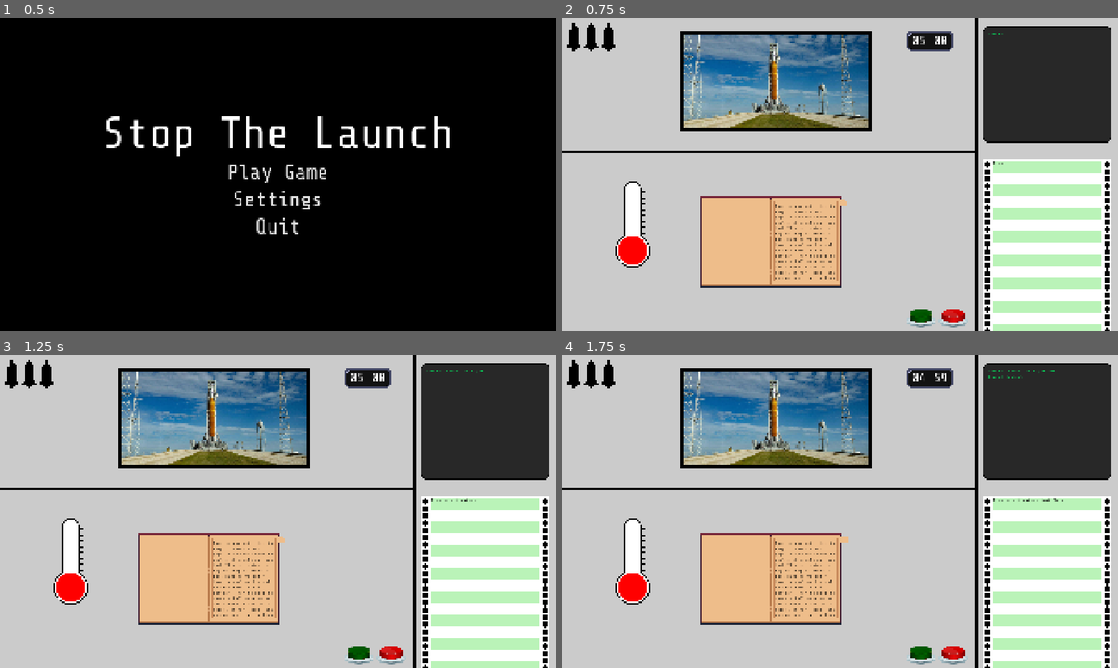
Above: before the commit, frames 1-4 (two rows, left to right).
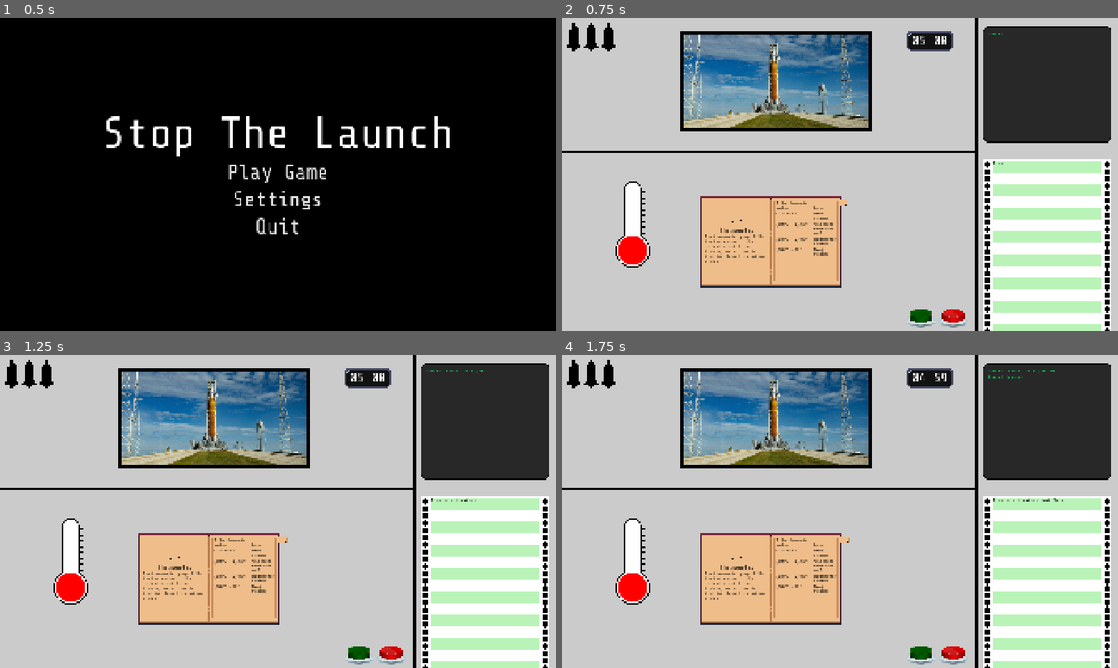
Above: after the commit, the same moments.

Repository: bukit3point0/gmtk2026
Game: Godot game, scene res://scenes/game_root.tscn
The game is run twice, just before and just after one commit, with the same random seed, the same clock (stepped at 60 frames per second) and the same inputs.
Inputs (mouse positions are in pixels of both pictures, inside the frame that each line leads up to):
- Up to frame 1 (0.5 s): no input
- Up to frame 2 (0.75 s): click "Play Game" at 0.5 s
- Up to frame 3 (1.25 s): no input
- Up to frame 4 (1.75 s): click (845, 539) at 1.25 s

Frame 1 is identical in both runs. In frame 2, 0.9% of the frame differs, in the area x 25-52%, y 58-84%; in frame 3, 0.9%; in frame 4, 0.9%.

Commit message:
create thermometer page for 1 step and tab

Diff:
--- a/scenes/game.tscn
+++ b/scenes/game.tscn
@@ -6,6 +6,7 @@
 [ext_resource type="Texture2D" uid="uid://bvq0yewxmio1m" path="res://assets/spritesheets/book_tab.png" id="4_p57ef"]
 [ext_resource type="Texture2D" uid="uid://c0sw7ff8v4dvb" path="res://assets/spritesheets/thermometer.png" id="5_iywne"]
 [ext_resource type="Script" uid="uid://dj30d0hgnscu5" path="res://scripts/thermometer.gd" id="5_p57ef"]
+[ext_resource type="Texture2D" uid="uid://clvbjgfe4252e" path="res://assets/mocks/thermometer_empty.png" id="6_u5sy4"]
 
 [sub_resource type="RectangleShape2D" id="RectangleShape2D_6f8o3"]
 size = Vector2(2264, 627)
@@ -339,10 +340,6 @@
 atlas = ExtResource("4_p57ef")
 region = Rect2(0, 0, 32, 20)
 
-[sub_resource type="AtlasTexture" id="AtlasTexture_sgl2t"]
-atlas = ExtResource("4_p57ef")
-region = Rect2(0, 0, 32, 20)
-
 [sub_resource type="AtlasTexture" id="AtlasTexture_qouja"]
 atlas = ExtResource("4_p57ef")
 region = Rect2(0, 0, 32, 20)
@@ -397,15 +394,7 @@
 }],
 "loop": 0,
 "name": &"close_tab",
-"speed": 13.0
-}, {
-"frames": [{
-"duration": 1.0,
-"texture": SubResource("AtlasTexture_sgl2t")
-}],
-"loop": 1,
-"name": &"default",
-"speed": 5.0
+"speed": 14.0
 }, {
 "frames": [{
 "duration": 1.0,
@@ -431,8 +420,62 @@
 }],
 "loop": 0,
 "name": &"open_tab",
-"speed": 13.0
+"speed": 14.0
 }]
+
+[sub_resource type="Animation" id="Animation_gee14"]
+length = 0.001
+tracks/0/type = "value"
+tracks/0/imported = false
+tracks/0/enabled = true
+tracks/0/path = NodePath("TabImage:position")
+tracks/0/interp = 1
+tracks/0/loop_wrap = true
+tracks/0/keys = {
+"times": PackedFloat32Array(0),
+"transitions": PackedFloat32Array(1),
+"update": 0,
+"values": [Vector2(253, -133)]
+}
+
+[sub_resource type="Animation" id="Animation_0tnpc"]
+resource_name = "close_tab"
+length = 0.5
+tracks/0/type = "value"
+tracks/0/imported = false
+tracks/0/enabled = true
+tracks/0/path = NodePath("TabImage:position")
+tracks/0/interp = 1
+tracks/0/loop_wrap = true
+tracks/0/keys = {
+"times": PackedFloat32Array(0, 0.5),
+"transitions": PackedFloat32Array(1, 1),
+"update": 0,
+"values": [Vector2(265, -133), Vector2(253, -133)]
+}
+
+[sub_resource type="Animation" id="Animation_vtaks"]
+resource_name = "open_tab"
+length = 0.5
+tracks/0/type = "value"
+tracks/0/imported = false
+tracks/0/enabled = true
+tracks/0/path = NodePath("TabImage:position")
+tracks/0/interp = 1
+tracks/0/loop_wrap = true
+tracks/0/keys = {
+"times": PackedFloat32Array(0, 0.5),
+"transitions": PackedFloat32Array(1, 1),
+"update": 0,
+"values": [Vector2(253, -133), Vector2(265, -133)]
+}
+
+[sub_resource type="AnimationLibrary" id="AnimationLibrary_kvpfn"]
+_data = {
+&"RESET": SubResource("Animation_gee14"),
+&"close_tab": SubResource("Animation_0tnpc"),
+&"open_tab": SubResource("Animation_vtaks")
+}
 
 [sub_resource type="RectangleShape2D" id="RectangleShape2D_sn0t7"]
 size = Vector2(488, 312)
@@ -491,33 +534,175 @@
 frame = 8
 frame_progress = 0.55724597
 
-[node name="Tab1Animation" type="AnimatedSprite2D" parent="Level1/Table/InstructionBook" unique_id=96817533]
+[node name="Pages" type="Node2D" parent="Level1/Table/InstructionBook" unique_id=714027308]
+
+[node name="Thermometer" type="Node2D" parent="Level1/Table/InstructionBook/Pages" unique_id=1626234633]
+metadata/_edit_lock_ = true
+
+[node name="PageTitle" type="RichTextLabel" parent="Level1/Table/InstructionBook/Pages/Thermometer" unique_id=1042964705]
+offset_left = -229.0
+offset_top = -51.0
+offset_right = -10.0
+offset_bottom = -28.0
+theme_override_colors/default_color = Color(0, 0, 0, 1)
+theme_override_font_sizes/normal_font_size = 20
+text = "Thermometer"
+horizontal_alignment = 1
+
+[node name="LeftText" type="RichTextLabel" parent="Level1/Table/InstructionBook/Pages/Thermometer" unique_id=51764140]
+offset_left = -229.0
+offset_top = -26.0
+offset_right = -10.0
+offset_bottom = 138.0
+theme_override_colors/default_color = Color(0, 0, 0, 1)
+theme_override_font_sizes/normal_font_size = 14
+text = "The thermometer gauge holds the temperature of the hottest it got during testing, and is used to test the theraml protection system."
+
+[node name="BookImage" type="Sprite2D" parent="Level1/Table/InstructionBook/Pages/Thermometer" unique_id=92084920]
+position = Vector2(-133, -130)
+scale = Vector2(0.25, 0.25)
+texture = ExtResource("6_u5sy4")
+centered = false
+
+[node name="Instructions" type="VBoxContainer" parent="Level1/Table/InstructionBook/Pages/Thermometer" unique_id=1787575615]
+offset_left = 11.0
+offset_top = -140.0
+offset_right = 229.0
+offset_bottom = 138.0
+metadata/_edit_use_anchors_ = true
+
+[node name="Headers" type="HBoxContainer" parent="Level1/Table/InstructionBook/Pages/Thermometer/Instructions" unique_id=1101750539]
+layout_mode = 2
+theme_override_constants/separation = 0
+
+[node name="RichTextLabel" type="RichTextLabel" parent="Level1/Table/InstructionBook/Pages/Thermometer/Instructions/Headers" unique_id=1350306395]
+custom_minimum_size = Vector2(135, 0)
+layout_mode = 2
+theme_override_colors/default_color = Color(0, 0, 0, 1)
+theme_override_font_sizes/normal_font_size = 13
+text = "If the thermostat reads..."
+fit_content = true
+
+[node name="RichTextLabel2" type="RichTextLabel" parent="Level1/Table/InstructionBook/Pages/Thermometer/Instructions/Headers" unique_id=632078482]
+custom_minimum_size = Vector2(83, 0)
+layout_mode = 2
+theme_override_colors/default_color = Color(0, 0, 0, 1)
+theme_override_font_sizes/normal_font_size = 13
+text = "Do..."
+fit_content = true
+vertical_alignment = 2
+
+[node name="Instruction1" type="HBoxContainer" parent="Level1/Table/InstructionBook/Pages/Thermometer/Instructions" unique_id=1541363139]
+layout_mode = 2
+theme_override_constants/separation = 0
+
+[node name="RichTextLabel" type="RichTextLabel" parent="Level1/Table/InstructionBook/Pages/Thermometer/Instructions/Instruction1" unique_id=215416413]
+custom_minimum_size = Vector2(135, 0)
+layout_mode = 2
+theme_override_colors/default_color = Color(0, 0, 0, 1)
+theme_override_font_sizes/normal_font_size = 13
+text = "0°C - 999°C"
+fit_content = true
+
+[node name="RichTextLabel2" type="RichTextLabel" parent="Level1/Table/InstructionBook/Pages/Thermometer/Instructions/Instruction1" unique_id=100206010]
+custom_minimum_size = Vector2(83, 0)
+layout_mode = 2
+theme_override_colors/default_color = Color(0, 0, 0, 1)
+theme_override_font_sizes/normal_font_size = 13
+text = "Abort mission"
+fit_content = true
+
+[node name="Instruction2" type="HBoxContainer" parent="Level1/Table/InstructionBook/Pages/Thermometer/Instructions" unique_id=872563989]
+layout_mode = 2
+theme_override_constants/separation = 0
+
+[node name="RichTextLabel" type="RichTextLabel" parent="Level1/Table/InstructionBook/Pages/Thermometer/Instructions/Instruction2" unique_id=1449771666]
+custom_minimum_size = Vector2(135, 0)
+layout_mode = 2
+theme_override_colors/default_color = Color(0, 0, 0, 1)
+theme_override_font_sizes/normal_font_size = 13
+text = "1,000°C - 1,249°C"
+fit_content = true
+
+[node name="RichTextLabel2" type="RichTextLabel" parent="Level1/Table/InstructionBook/Pages/Thermometer/Instructions/Instruction2" unique_id=555484181]
+custom_minimum_size = Vector2(83, 0)
+layout_mode = 2
+theme_override_colors/default_color = Color(0, 0, 0, 1)
+theme_override_font_sizes/normal_font_size = 13
+text = "Hold until timer ends in 3"
+fit_content = true
+
+[node name="Instruction3" type="HBoxContainer" parent="Level1/Table/InstructionBook/Pages/Thermometer/Instructions" unique_id=1649918356]
+layout_mode = 2
+theme_override_constants/separation = 0
+
+[node name="RichTextLabel" type="RichTextLabel" parent="Level1/Table/InstructionBook/Pages/Thermometer/Instructions/Instruction3" unique_id=1602159198]
+custom_minimum_size = Vector2(135, 0)
+layout_mode = 2
+theme_override_colors/default_color = Color(0, 0, 0, 1)
+theme_override_font_sizes/normal_font_size = 13
+text = "1,250°C - 2,499°C"
+fit_content = true
+
+[node name="RichTextLabel2" type="RichTextLabel" parent="Level1/Table/InstructionBook/Pages/Thermometer/Instructions/Instruction3" unique_id=1974865557]
+custom_minimum_size = Vector2(83, 0)
+layout_mode = 2
+theme_override_colors/default_color = Color(0, 0, 0, 1)
+theme_override_font_sizes/normal_font_size = 13
+text = "Thermometer cleared"
+fit_content = true
+
+[node name="Instruction4" type="HBoxContainer" parent="Level1/Table/InstructionBook/Pages/Thermometer/Instructions" unique_id=648480731]
+layout_mode = 2
+theme_override_constants/separation = 0
+
+[node name="RichTextLabel" type="RichTextLabel" parent="Level1/Table/InstructionBook/Pages/Thermometer/Instructions/Instruction4" unique_id=469939373]
+custom_minimum_size = Vector2(135, 0)
+layout_mode = 2
+theme_override_colors/default_color = Color(0, 0, 0, 1)
+theme_override_font_sizes/normal_font_size = 13
+text = "2,500°C - ???"
+fit_content = true
+
+[node name="RichTextLabel2" type="RichTextLabel" parent="Level1/Table/InstructionBook/Pages/Thermometer/Instructions/Instruction4" unique_id=863676424]
+custom_minimum_size = Vector2(83, 0)
+layout_mode = 2
+theme_override_colors/default_color = Color(0, 0, 0, 1)
+theme_override_font_sizes/normal_font_size = 13
+text = "Abort mission"
+fit_content = true
+
+[node name="RichTextLabel" type="RichTextLabel" parent="Level1/Table/InstructionBook/Pages/Thermometer/Instructions" unique_id=180017460]
+layout_mode = 2
+size_flags_vertical = 3
+theme_override_colors/default_color = Color(0, 0, 0, 1)
+theme_override_font_sizes/normal_font_size = 14
+
+[node name="Tab1Animation" type="AnimatedSprite2D" parent="Level1/Table/InstructionBook/Pages/Thermometer" unique_id=96817533]
 position = Vector2(255, -133)
 sprite_frames = SubResource("SpriteFrames_riqys")
-
-[node name="MarginContainer" type="MarginContainer" parent="Level1/Table/InstructionBook" unique_id=197596781]
-offset_left = 12.0
-offset_top = -133.0
-offset_right = 231.0
-offset_bottom = 145.0
-mouse_filter = 2
-
-[node name="RichTextLabel" type="RichTextLabel" parent="Level1/Table/InstructionBook/MarginContainer" unique_id=1949497053]
-layout_mode = 2
-mouse_filter = 2
-theme_override_colors/default_color = Color(0, 0, 0, 1)
-text = "This is context - try to keep it under a full page so we don't have to deal with scroll on this book This is context - try to keep it under a full page so we don't have to deal with scroll on this book This is context - try to keep it under a full page so we don't have to deal with scroll on this book This is context - try to keep"
-
-[node name="CollisionShape2D" type="CollisionShape2D" parent="Level1/Table/InstructionBook" unique_id=1014973014]
-shape = SubResource("RectangleShape2D_sn0t7")
-
-[node name="Button" type="Button" parent="Level1/Table/InstructionBook" unique_id=384459193]
+animation = &"open_tab"
+
+[node name="Button" type="Button" parent="Level1/Table/InstructionBook/Pages/Thermometer" unique_id=384459193]
 offset_left = 239.0
 offset_top = -143.0
 offset_right = 271.0
 offset_bottom = -123.0
 flat = true
+metadata/_edit_lock_ = true
+
+[node name="TabImage" type="Sprite2D" parent="Level1/Table/InstructionBook/Pages/Thermometer" unique_id=399437667]
+position = Vector2(253, -133)
+scale = Vector2(0.05, 0.05)
+texture = ExtResource("6_u5sy4")
+
+[node name="AnimationPlayer" type="AnimationPlayer" parent="Level1/Table/InstructionBook/Pages/Thermometer" unique_id=1458929969]
+libraries/ = SubResource("AnimationLibrary_kvpfn")
+
+[node name="CollisionShape2D" type="CollisionShape2D" parent="Level1/Table/InstructionBook" unique_id=1014973014]
+shape = SubResource("RectangleShape2D_sn0t7")
+metadata/_edit_lock_ = true
 
 [connection signal="input_event" from="Level1/Table/Thermometer" to="Level1/Table/Thermometer" method="_on_thermometer_input_event"]
 [connection signal="input_event" from="Level1/Table/InstructionBook" to="Level1/Table/InstructionBook" method="_on_instruction_book_input_event"]
-[connection signal="pressed" from="Level1/Table/InstructionBook/Button" to="Level1/Table/InstructionBook" method="_on_button_pressed"]
+[connection signal="pressed" from="Level1/Table/InstructionBook/Pages/Thermometer/Button" to="Level1/Table/InstructionBook" method="_on_tab_1_button_pressed"]
--- a/scripts/instruction_book.gd
+++ b/scripts/instruction_book.gd
@@ -1,14 +1,18 @@
 extends CharacterBody2D
 
-@onready var tab_1_animation: AnimatedSprite2D = $Tab1Animation
+@onready var tab_1_animation: AnimatedSprite2D = $Pages/Thermometer/Tab1Animation
+@onready var tab_1_animation_player: AnimationPlayer = $Pages/Thermometer/AnimationPlayer
 
 var instruction_book_dragging = false
+var currently_open_tab = 1
 var tab_1_opened = false
 
 signal instruction_book_drag_signal
 
 func _ready() -> void:
 	connect("instruction_book_drag_signal", Callable(self, "_set_instruction_book_drag"))
+	tab_1_animation.play("open_tab")
+	tab_1_animation_player.play("open_tab")
 
 func _process(_delta: float) -> void:
 	if instruction_book_dragging:
@@ -29,6 +33,8 @@
 		if event.pressed and event.get_index() == 0:
 			self.position = event.get_position()
 
-func _on_button_pressed() -> void:
-	tab_1_animation.play("close_tab") if tab_1_opened else tab_1_animation.play("open_tab")
-	tab_1_opened = !tab_1_opened
+func _on_tab_1_button_pressed() -> void:
+	if currently_open_tab != 1:
+		tab_1_animation.play("open_tab")
+		tab_1_animation_player.play("open_tab")
+	tab_1_opened = true
Binary file added: assets/mocks/thermometer_empty.png
Not shown, added: assets/mocks/thermometer_empty.png.import
